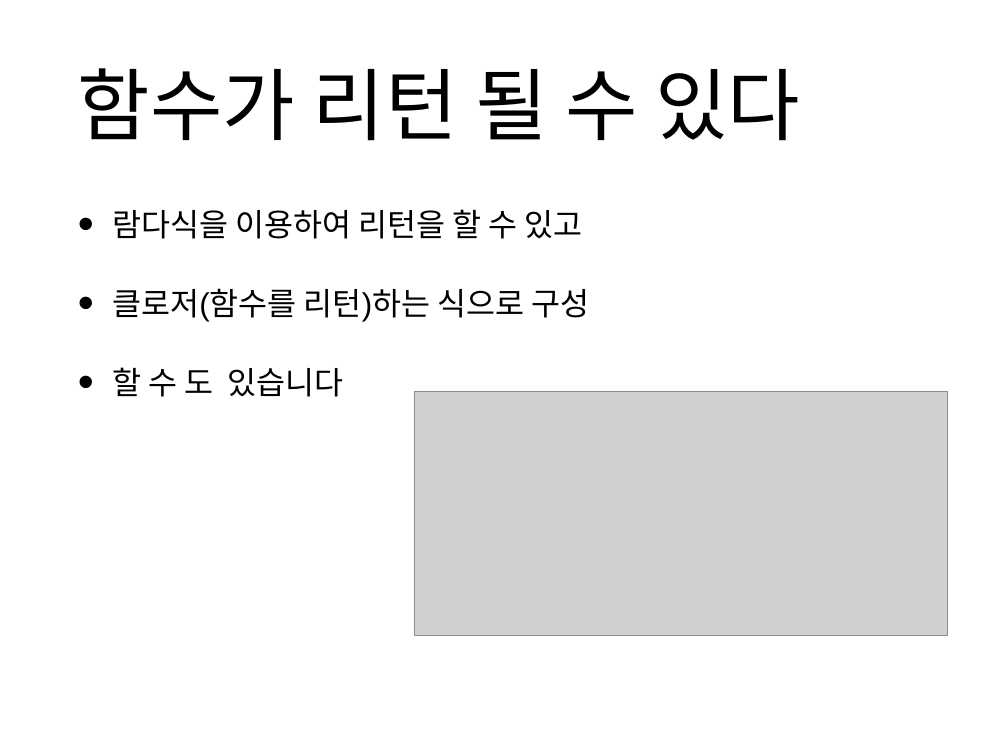
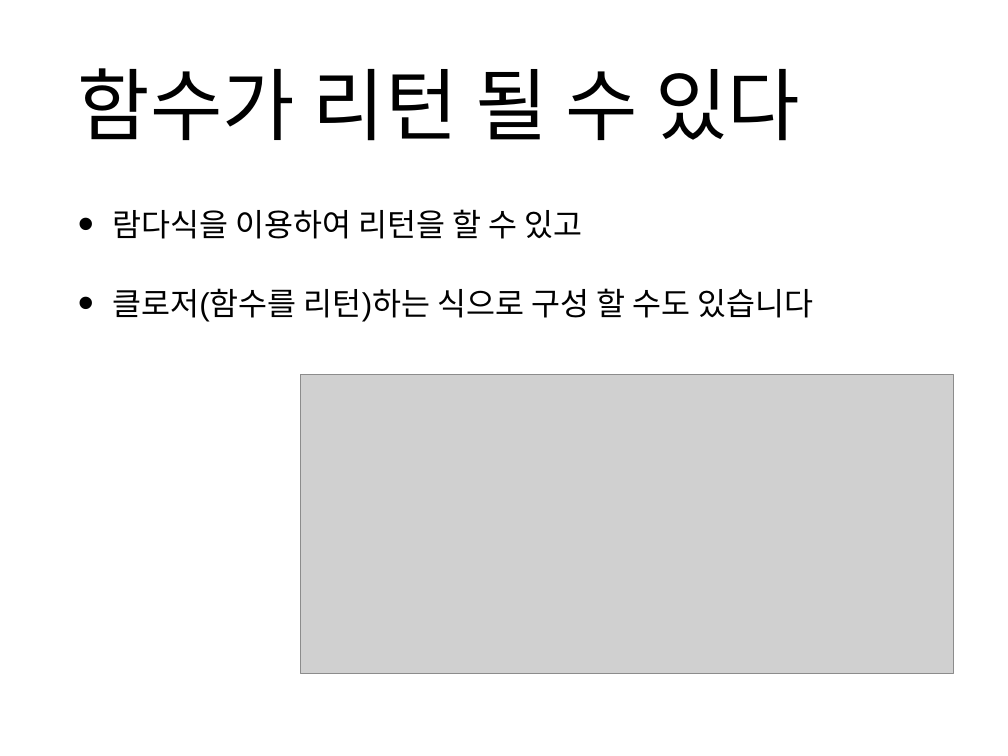
Before and after one commit to Jeon-seongbin/Presentation, a slide deck: slide 12 of closure/closure 발표.pptx. Drawn at 1008x756 pixels with LibreOffice and Linux fonts; fonts in the diff are those of the drawing; grey boxes stand for pictures. Boxes give left, top, right and bottom in pixels: in the first picture for what was removed or moved away, otherwise in the second. Text is boxed around its words. In the diff, an @@ line names an element or a change of style, - is before the commit and + after.

```diff
--- a/closure/closure 발표.pptx
+++ b/closure/closure 발표.pptx
@@ text at [112,288,814,322]: text changed @@
-• 클로저(함수를 리턴)하는 식으로 구성
-• 할 수 도 있습니다
+• 클로저(함수를 리턴)하는 식으로 구성 할 수도 있습니다
@@ picture: place and size @@
-picture at [414,391,948,635]
+picture at [301,374,953,673]
```
Also in this commit, not shown: 1 other slide changed, 2 other files.
